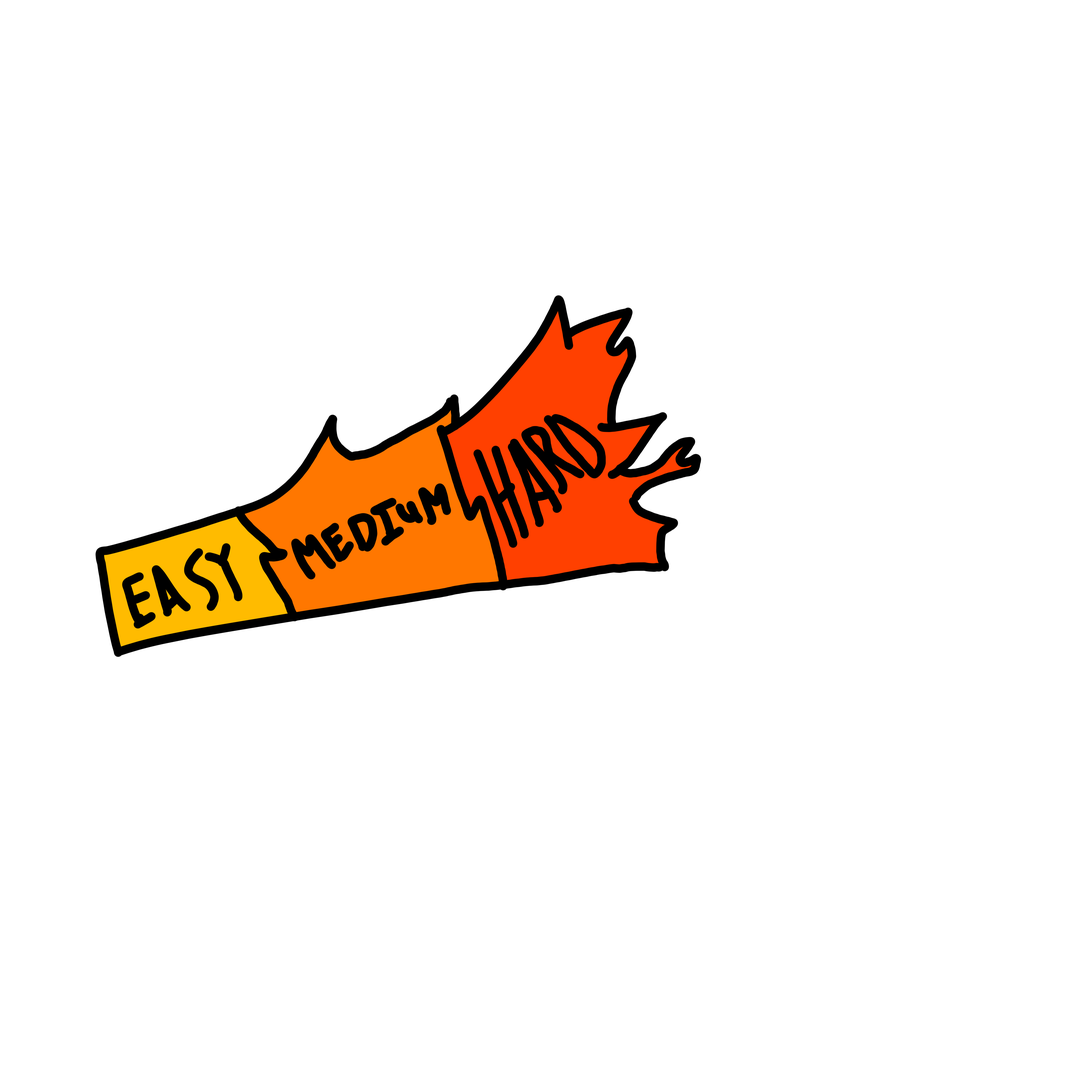
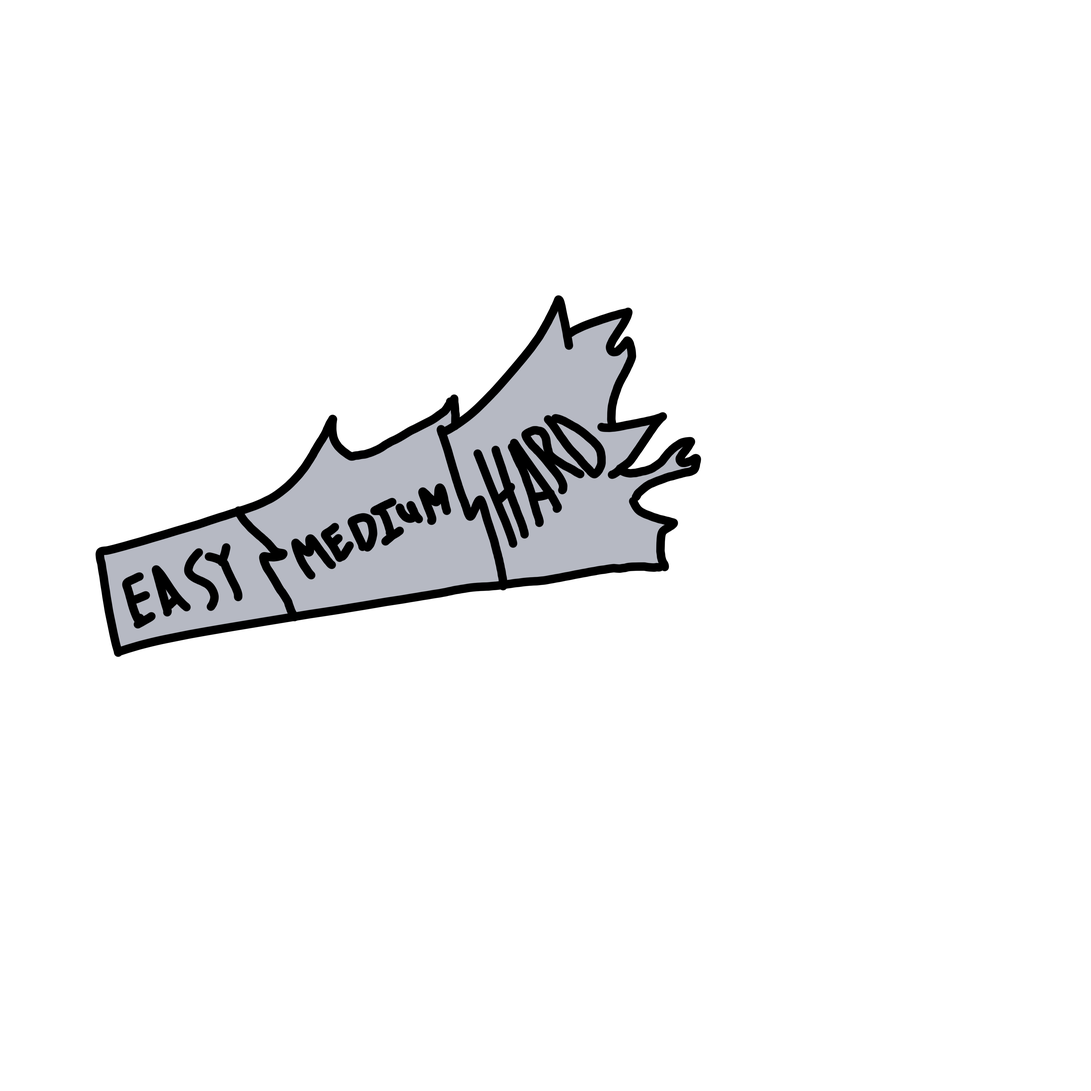
Comparing the layer stacks of the two w=1091, h=1091 images. Changes:
painted on "Layer 3" over 103, 310, 693, 647
